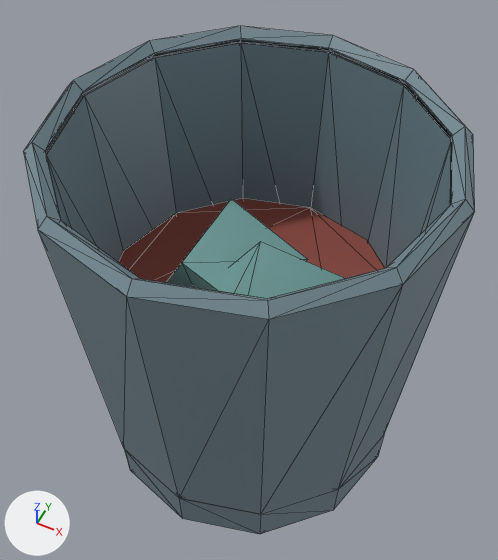
Before and after pictures for a commit that changed the glTF model models/pahar_whiskey.glb.
Camera for both pictures: a 50 mm lens placed at (0.0466, -0.094, 0.1691), pointed at (-0.0017, 0.0024, 0.0486). Lighting does not change. The marker at lower left points along +X, +Y and +Z. The first picture is the older version. Mesh edges are drawn as thin lines. Vertices at exactly the same position are counted once.

The first picture shows 'Geam', 'Gheata', 'Lichid'.
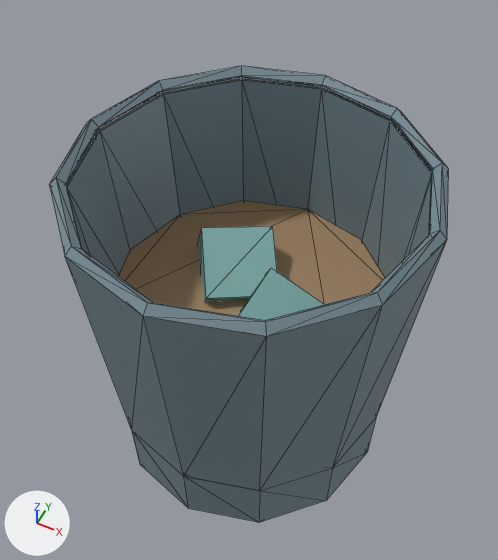
Changed parts and their boxes (x1, y1, x2, y2) in the pictures (498 x 560 px; the box of a moved part takes in the faces that stretch with it):
'Geam', reshaped (11% narrower, 10% shorter)
    before: (23, 26, 475, 534)
    after: (49, 66, 449, 522)
'Lichid', reshaped, recoloured, moved
    before: (119, 199, 385, 283)
    after: (119, 201, 385, 316)
'Gheata', reshaped
    before: (166, 199, 345, 298)
    after: (198, 226, 325, 320)
part 3 of me_lichid, moved or reshaped
    before: (119, 199, 385, 283)
    after: (119, 201, 385, 316)
part 4 of me_lichid, recoloured
    before: (119, 199, 385, 283)
    after: (119, 201, 385, 316)

The change, as a list of edits to the scene's bpy script:
```text
Change me_geam:
    used by ob_geam; location = (0.0, 0.0, 0.0)
    remove me_geam.from_pydata(...)  # 110 vertices, 188 faces; spans x -0.042..0.042, y -0.042..0.042, z 0.0..0.092
    add me_geam.from_pydata(...)  # 110 vertices, 188 faces; spans x -0.039..0.039, y -0.039..0.039, z 0.0..0.0836
    me_geam part 1: 110 of 110 vertices moved; they spanned x -0.042..0.042, y -0.042..0.042, z 0.0..0.092 and now span x -0.039..0.039, y -0.039..0.039, z 0.0..0.0836; mean shift (0.0001, 0.0, -0.0037)
Change me_gheata:
    used by ob_gheata; location = (0.0, 0.0, 0.0)
    remove me_gheata.from_pydata(...)  # 16 vertices, 24 faces; spans x -0.0248..0.0275, y -0.0224..0.018, z 0.0256..0.0651
    add me_gheata.from_pydata(...)  # 16 vertices, 24 faces; spans x -0.0204..0.0195, y -0.0141..0.0197, z 0.0314..0.0568
    me_gheata part 2: 16 of 16 vertices moved; they spanned x -0.0248..0.0275, y -0.0224..0.018, z 0.0256..0.0651 and now span x -0.0204..0.0195, y -0.0141..0.0197, z 0.0314..0.0568; mean shift (0.0005, 0.001, 0.0005)
Change me_lichid:
    used by ob_lichid; location = (0.0, 0.0, 0.012)
    remove me_lichid.from_pydata(...)  # 24 vertices, 44 faces; spans x -0.0355..0.0355, y -0.0355..0.0355, z 0.0..0.033
    add me_lichid.from_pydata(...)  # 24 vertices, 44 faces; spans x -0.0335..0.0335, y -0.0335..0.0335, z 0.0..0.028
    me_lichid part 3: 24 of 24 vertices moved; they spanned x -0.0355..0.0355, y -0.0355..0.0355, z 0.0..0.033 and now span x -0.0335..0.0335, y -0.0335..0.0335, z 0.0..0.028; mean shift (0.0, 0.0, -0.0025)
    me_lichid part 4: 44 faces centred in x -0.0332..0.0332, y -0.0332..0.0332, z 0.0..0.033 are repainted in the vertex colours; the middle colour goes from red #904a40 to brown #a18463
Change ob_lichid:
    ob_lichid.location: (0.0, 0.0, 0.012) -> (0.0, 0.0, 0.018)
```
